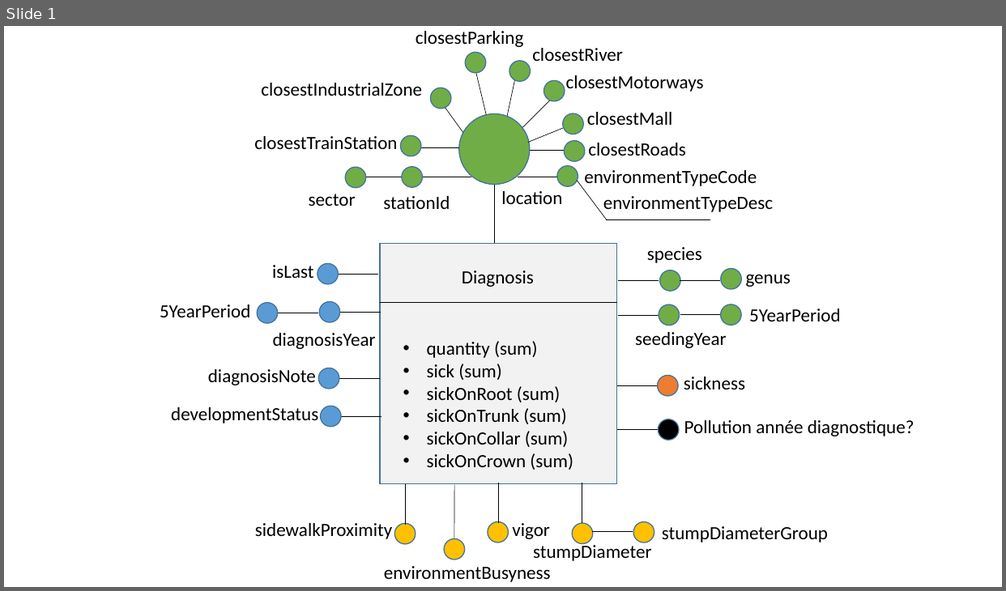
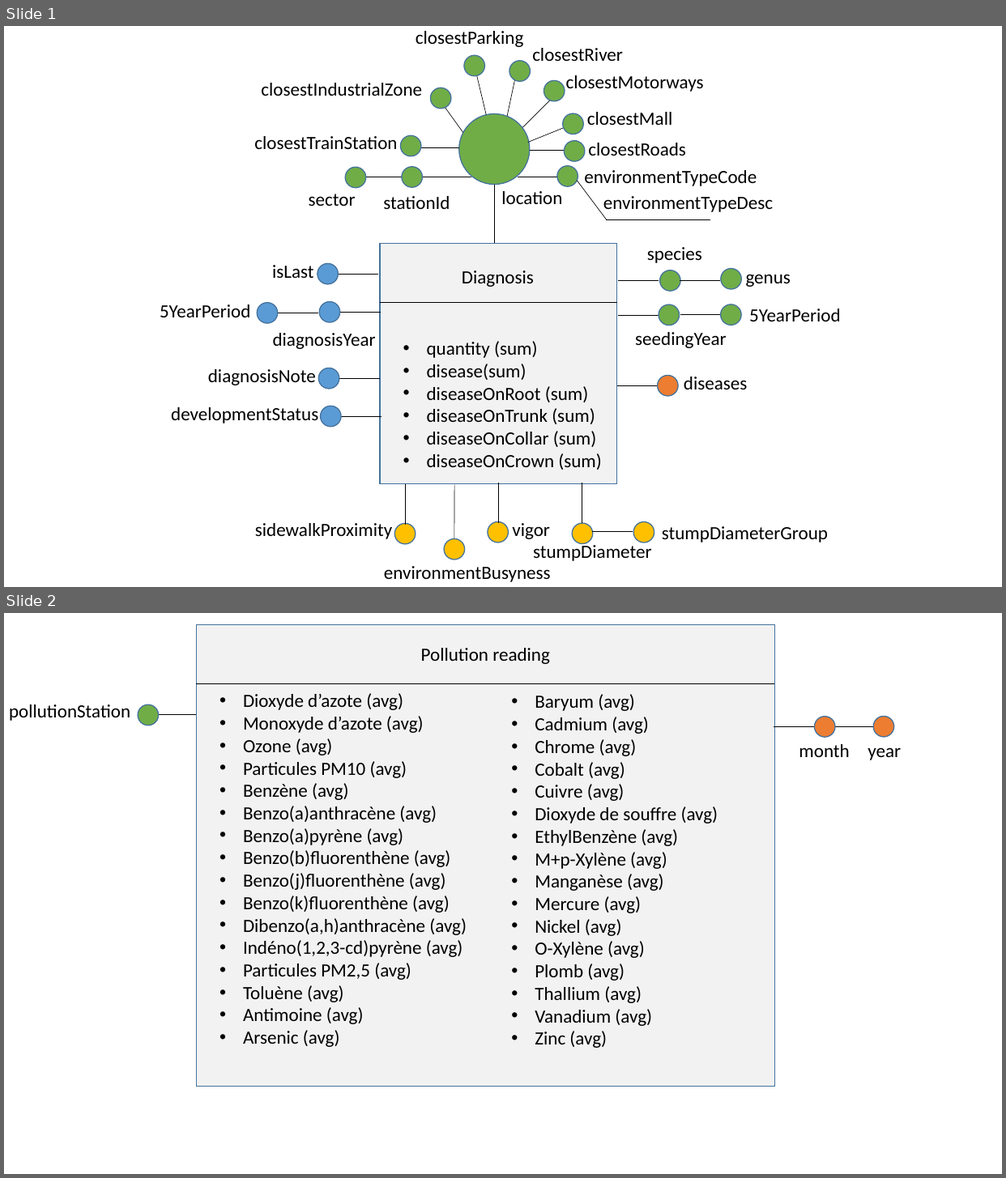
Before and after one commit to mroklom/Projet-Decisionnel-JVCTL, a slide deck: df-model/df-model.pptx. Shown one above the other, each under a label of ours: slide 1 before the commit, slides 1 and 2 after it. The pictures are 1006x591 and 1006x1178 pixels, drawn with LibreOffice and Linux fonts; fonts in the diff are those of the drawing. Boxes give left, top, right and bottom in pixels: in the first picture for what was removed or moved away, otherwise in the second. Text is boxed around its words. In the diff, an @@ line names an element or a change of style, - is before the commit and + after.

Commit message:
Update df model
Add a new fact for tth pollution

```diff
--- a/df-model/df-model.pptx
+++ b/df-model/df-model.pptx
@@ slide 2 added at (4, 613, 1002, 1174), background #FFFFFF @@
@@ rectangle added at (197, 625, 775, 1087), fill #F2F2F2, outline #43739E 1 pt @@
@@ text added at (421, 648, 550, 664), 18 pt, text #000000 @@
+Pollution reading
@@ line added from (197, 684) to (775, 684), #000000 0.5 pt @@
@@ text added at (9, 705, 130, 721), 18 pt, text #000000 @@
+pollutionStation
@@ ellipse added at (134, 700, 164, 730), fill #70AD47, outline #43739E 1 pt @@
@@ text added at (243, 693, 467, 1047), 18 pt, text #000000 @@
+• Dioxyde d’azote (avg)
+• Monoxyde d’azote (avg)
+• Ozone (avg)
+• Particules PM10 (avg)
+• Benzène (avg)
+• Benzo(a)anthracène (avg)
+• Benzo(a)pyrène (avg)
+• Benzo(b)fluorenthène (avg)
+• Benzo(j)fluorenthène (avg)
+• Benzo(k)fluorenthène (avg)
+• Dibenzo(a,h)anthracène (avg)
+• Indéno(1,2,3-cd)pyrène (avg)
+• Particules PM2,5 (avg)
+• Toluène (avg)
+• Antimoine (avg)
+• Arsenic (avg)
@@ text added at (535, 694, 718, 1048), 18 pt, text #000000 @@
+• Baryum (avg)
+• Cadmium (avg)
+• Chrome (avg)
+• Cobalt (avg)
+• Cuivre (avg)
+• Dioxyde de souffre (avg)
+• EthylBenzène (avg)
+• M+p-Xylène (avg)
+• Manganèse (avg)
+• Mercure (avg)
+• Nickel (avg)
+• O-Xylène (avg)
+• Plomb (avg)
+• Thallium (avg)
+• Vanadium (avg)
+• Zinc (avg)
@@ line added from (156, 715) to (197, 715), #000000 0.5 pt @@
@@ line added from (774, 726) to (815, 726), #000000 0.5 pt @@
@@ ellipse added at (815, 717, 836, 737), fill #ED7D31, outline #43739E 1 pt @@
@@ line added from (833, 726) to (873, 726), #000000 0.5 pt @@
@@ ellipse added at (873, 717, 894, 737), fill #ED7D31, outline #43739E 1 pt @@
@@ text added at (799, 744, 849, 757), 18 pt, text #000000 @@
+month
@@ text added at (867, 747, 901, 760), 18 pt, text #000000 @@
+year
@@ slide 1 changed as well @@
@@ ellipse: place and size @@
-ellipse at (461, 48, 491, 78)
+ellipse at (460, 51, 490, 80)
@@ text at (427, 364, 602, 470): text changed @@
-• sick (sum)
-• sickOnRoot (sum)
-• sickOnTrunk (sum)
-• sickOnCollar (sum)
-• sickOnCrown (sum)
+• disease(sum)
+• diseaseOnRoot (sum)
+• diseaseOnTrunk (sum)
+• diseaseOnCollar (sum)
+• diseaseOnCrown (sum)
@@ text at (684, 377, 748, 390): text changed @@
-sickness
+diseases
@@ line removed from (618, 429) to (658, 429) @@
@@ ellipse removed at (658, 420, 680, 441) @@
@@ text removed at (684, 420, 914, 437) @@
-Pollution année diagnostique?
```
